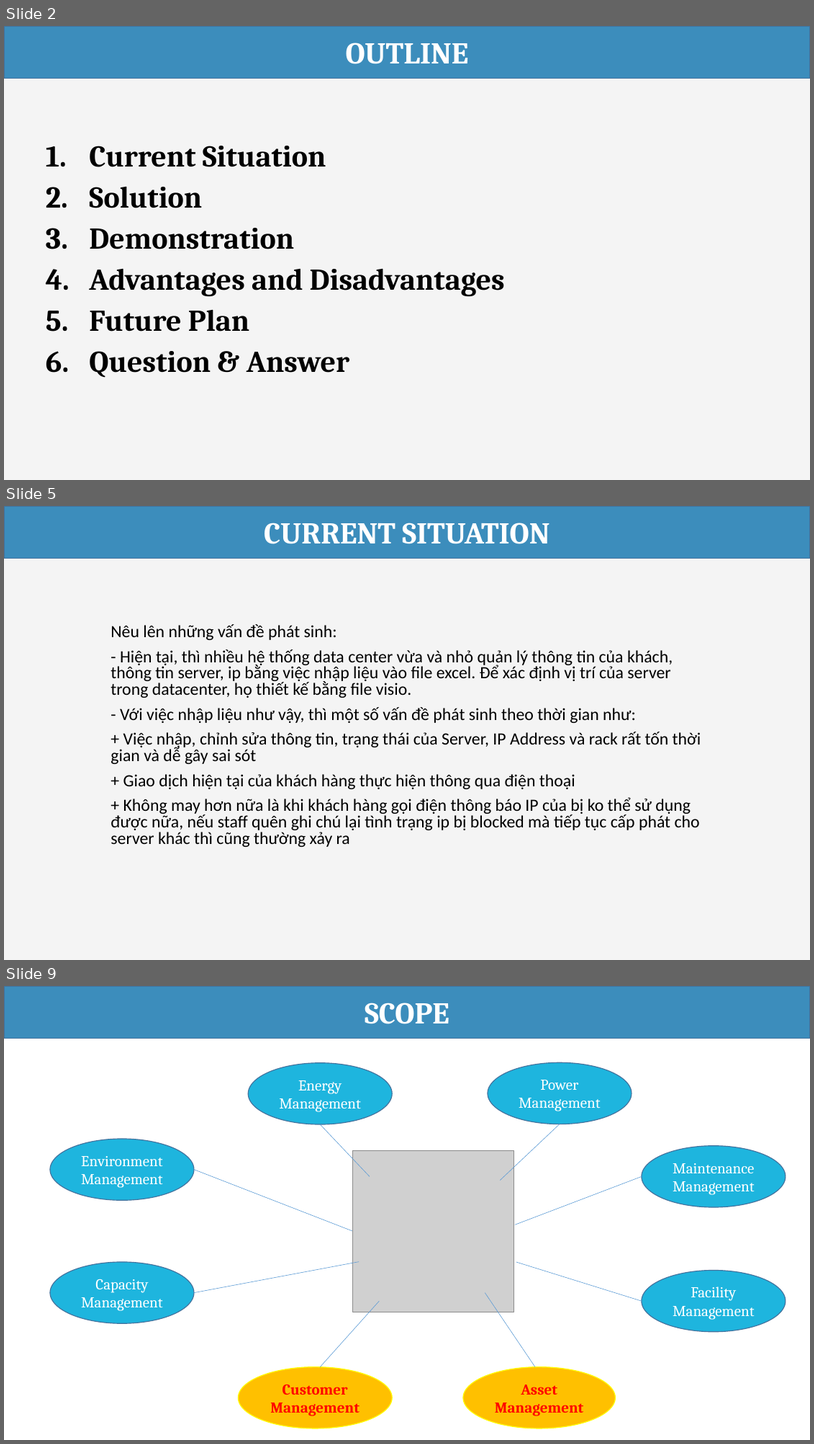
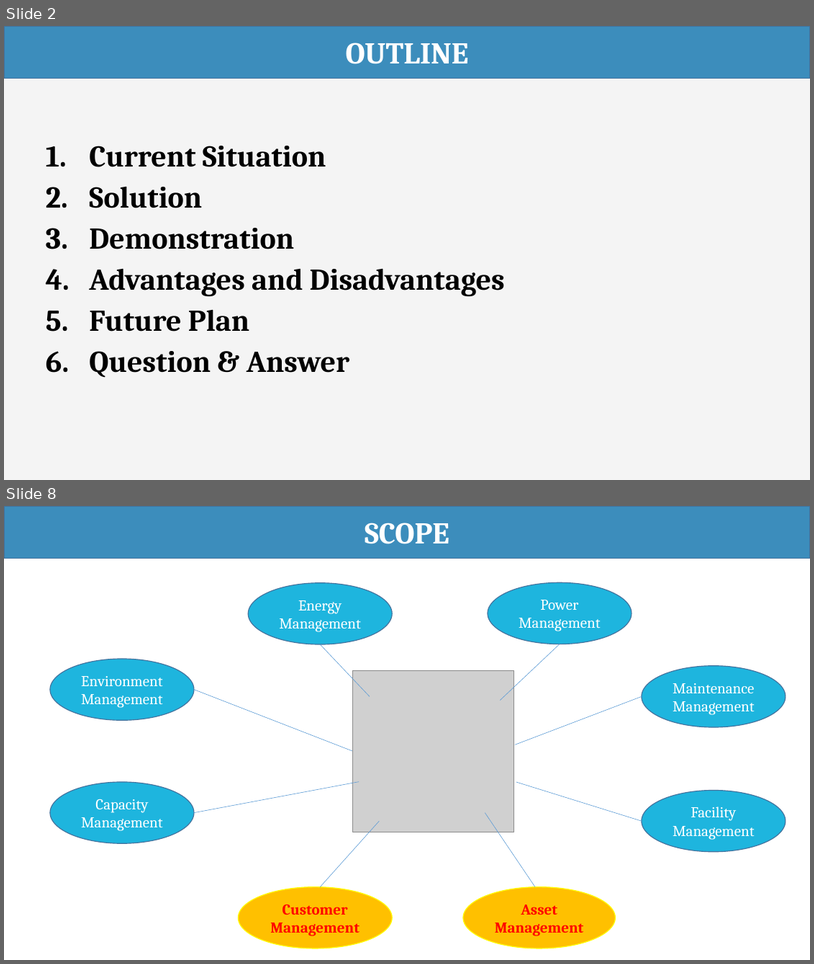
Before and after one commit to haltt051093/IMS-datacenter, a slide deck: Document/Presentation/IMS_20160413_Presentation.pptx. Shown one above the other, each under a label of ours: slides 2, 5 and 9 before the commit, slides 2 and 8 after it; the slides between them are not shown. The pictures are 814x1444 and 814x964 pixels, drawn with LibreOffice and Linux fonts; fonts in the diff are those of the drawing; grey boxes stand for pictures. Boxes give left, top, right and bottom in pixels: in the first picture for what was removed or moved away, otherwise in the second. Text is boxed around its words. In the diff, an @@ line names an element or a change of style, - is before the commit and + after.

```diff
--- a/Document/Presentation/IMS_20160413_Presentation.pptx
+++ b/Document/Presentation/IMS_20160413_Presentation.pptx
@@ slide 5 removed at [4,506,810,960], background #F4F4F4 @@
@@ rectangle removed at [4,506,810,558] @@
-CURRENT SITUATION
@@ subtitle removed at [111,624,702,847] @@
-Nêu lên những vấn đề phát sinh:
-- Hiện tại, thì nhiều hệ thống data center vừa và nhỏ quản lý thông tin của khách, thông tin server, ip bằng việc nhập liệu vào file excel. Để xác định vị trí của server trong datacenter, họ thiết kế bằng file visio.
-- Với việc nhập liệu như vậy, thì một số vấn đề phát sinh theo thời gian như:
-+ Việc nhập, chỉnh sửa thông tin, trạng thái của Server, IP Address và rack rất tốn thời gian và dễ gây sai sót
-+ Giao dịch hiện tại của khách hàng thực hiện thông qua điện thoại
-+ Không may hơn nữa là khi khách hàng gọi điện thông báo IP của bị ko thể sử dụng được nữa, nếu staff quên ghi chú lại tình trạng ip bị blocked mà tiếp tục cấp phát cho server khác thì cũng thường xảy ra
@@ what was slide 9 is now slide 8 @@
```
Also in this commit, not shown: 2 slides changed, 2 slides added, 3 other slides removed, 4 other files.
